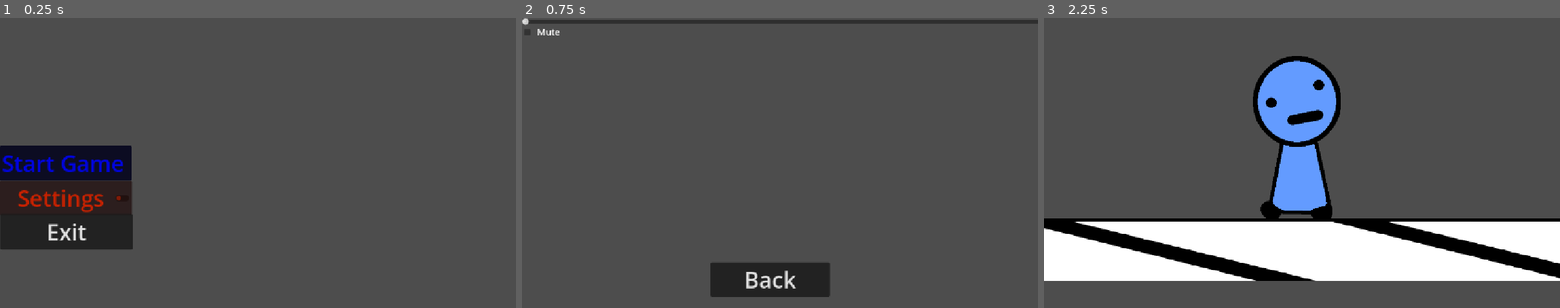
Above: before the commit, frames 1-3 (left to right).
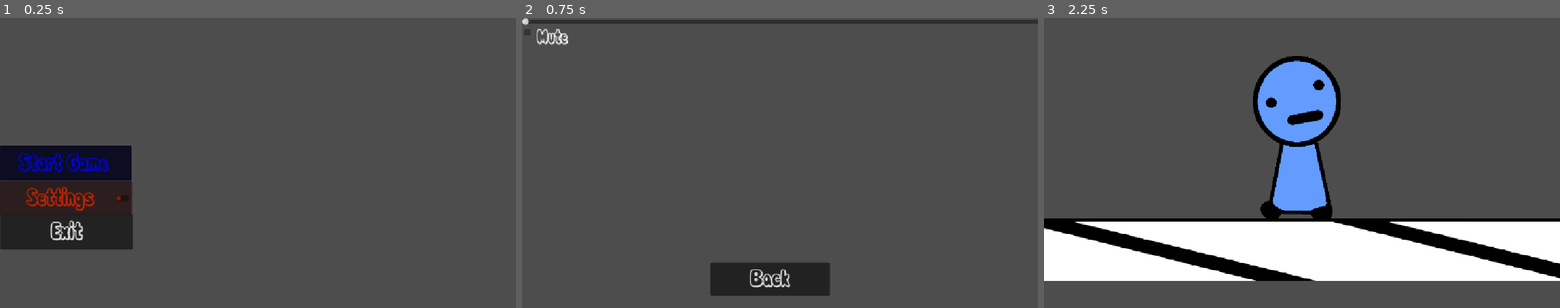
Above: after the commit, the same moments.

Repository: average4136/head-over-heels-game
Game: Godot game, scene res://Scenes/main_menu.tscn
Two runs of this game, one before a commit and one after it. Both use one fixed random seed, a clock stepped at 60 frames per second and the inputs below.
Inputs:
- Up to frame 1 (0.25 s): no input
- Up to frame 2 (0.75 s): click "Settings" at 0.5 s
- Up to frame 3 (2.25 s): click "Back" at 1.25 s; click "Start Game" at 2 s

The runs differ from the first frame. In frame 1, 1.8% of the frame differs, in the area x 0-24%, y 46-77%; in frame 2, 0.7%; in frame 3, nothing differs.

Commit message:
added assets

Diff:
--- a/Scenes/main_menu.tscn
+++ b/Scenes/main_menu.tscn
@@ -1,6 +1,7 @@
 [gd_scene format=3 uid="uid://dnpa2bicce1oq"]
 
 [ext_resource type="Script" uid="uid://br5q2akebk30i" path="res://Main_Menu.gd" id="1_28flt"]
+[ext_resource type="FontFile" uid="uid://d4gh6b7fwfnwd" path="res://Assets/Font/Comic_White_Rabbit_.otf" id="2_48xlc"]
 
 [node name="Main_Menu" type="Control" unique_id=435935605]
 layout_mode = 3
@@ -25,6 +26,7 @@
 
 [node name="Button" type="Button" parent="PanelContainer" unique_id=1122144363]
 layout_mode = 2
+theme_override_fonts/font = ExtResource("2_48xlc")
 theme_override_font_sizes/font_size = 50
 action_mode = 0
 button_mask = 5
@@ -46,6 +48,7 @@
 [node name="CheckButton" type="CheckButton" parent="PanelContainer2" unique_id=1857087957]
 layout_mode = 2
 size_flags_vertical = 4
+theme_override_fonts/font = ExtResource("2_48xlc")
 theme_override_font_sizes/font_size = 50
 text = " Settings"
 alignment = 1
@@ -59,6 +62,7 @@
 
 [node name="Button" type="Button" parent="PanelContainer3" unique_id=993245516]
 layout_mode = 2
+theme_override_fonts/font = ExtResource("2_48xlc")
 theme_override_font_sizes/font_size = 50
 button_mask = 5
 text = "Exit"
--- a/Scenes/settings.tscn
+++ b/Scenes/settings.tscn
@@ -1,6 +1,7 @@
 [gd_scene format=3 uid="uid://bqvy7jbhvbvnl"]
 
 [ext_resource type="Script" uid="uid://d07x5gpbf5lgt" path="res://settings.gd" id="1_x2hje"]
+[ext_resource type="FontFile" uid="uid://d4gh6b7fwfnwd" path="res://Assets/Font/Comic_White_Rabbit_.otf" id="2_i44u3"]
 
 [node name="Settings" type="Control" unique_id=45946157]
 layout_mode = 3
@@ -35,7 +36,8 @@
 offset_top = -3.0
 offset_right = 264.0
 offset_bottom = 25.0
-theme_override_font_sizes/font_size = 20
+theme_override_fonts/font = ExtResource("2_i44u3")
+theme_override_font_sizes/font_size = 40
 text = "Mute"
 
 [node name="PanelContainer" type="PanelContainer" parent="." unique_id=1642201258]
@@ -47,6 +49,7 @@
 
 [node name="Button" type="Button" parent="PanelContainer" unique_id=727804088]
 layout_mode = 2
+theme_override_fonts/font = ExtResource("2_i44u3")
 theme_override_font_sizes/font_size = 50
 text = "Back"
 
--- a/settings.gd
+++ b/settings.gd
@@ -2,7 +2,7 @@
 
 
 func _on_volume_value_changed(value: float) -> void:
- AudioServer.set_bus_volume_db(50,value)
+ AudioServer.set_bus_volume_db(0,value)
 
 
 func _on_back_button_pressed() -> void:
